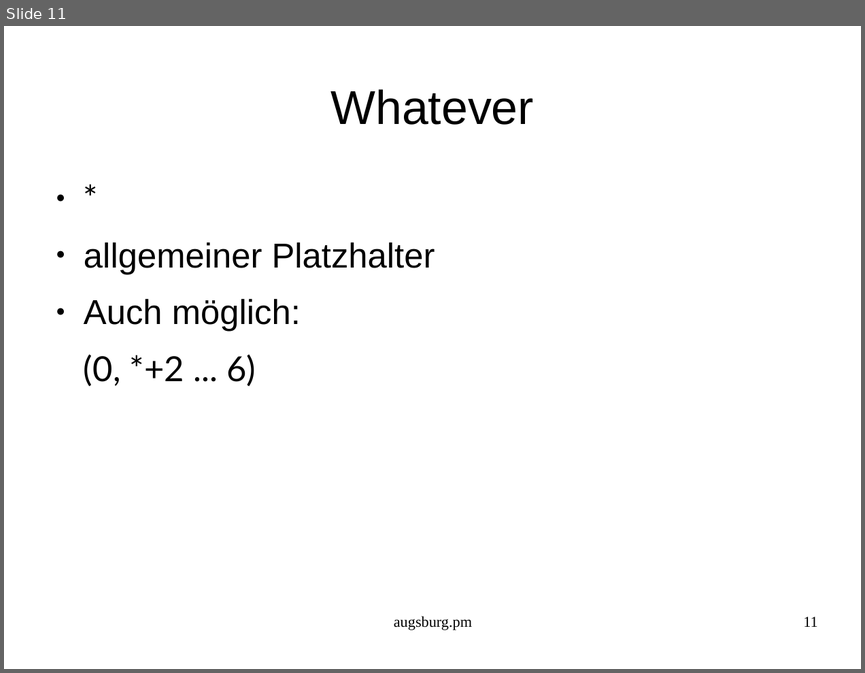
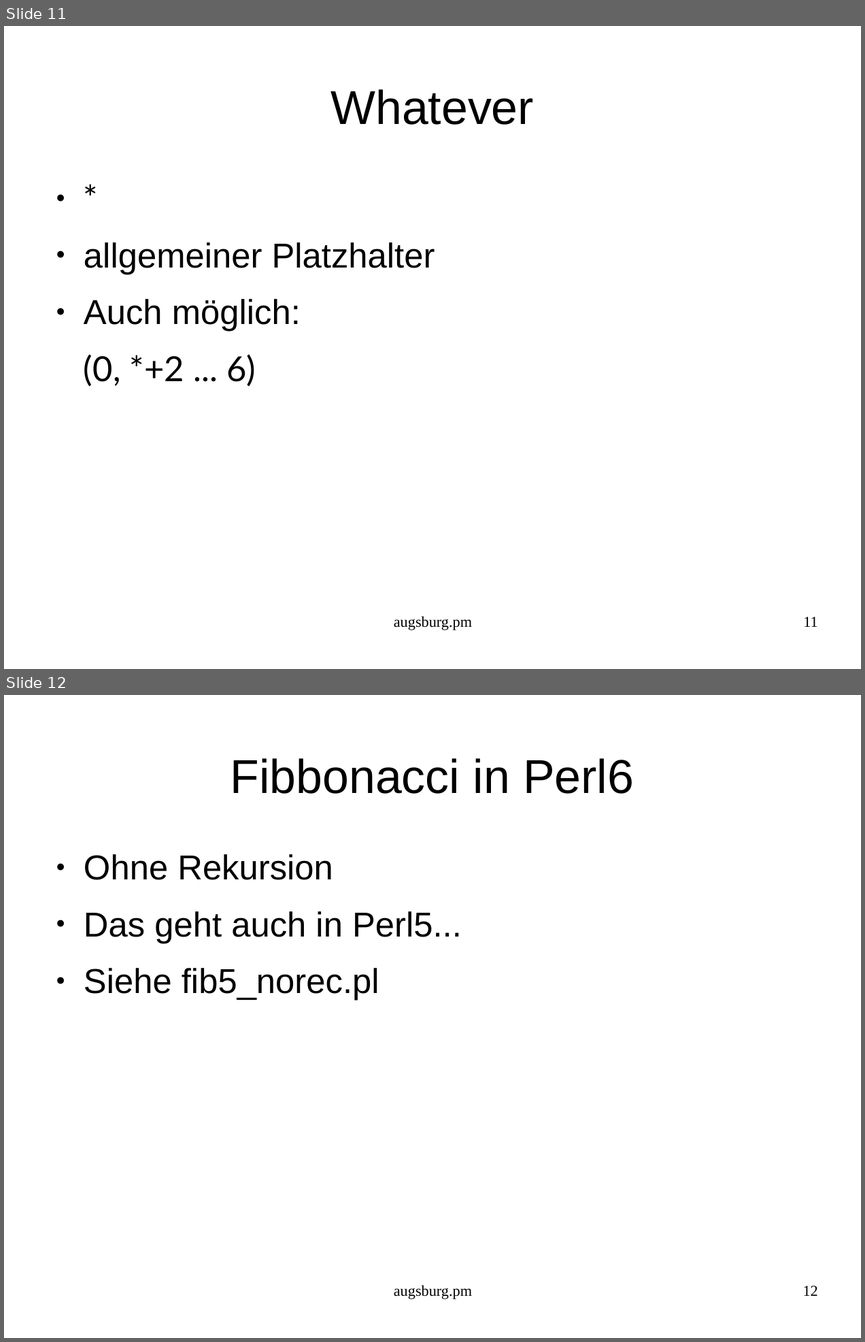
Before and after one commit to augsburgpm/augsburgpm.talk.2016.02, a slide deck: talk.odp. Shown one above the other, each under a label of ours: slide 11 before the commit, slides 11 and 12 after it. The pictures are 865x673 and 865x1342 pixels, drawn with LibreOffice and Linux fonts; fonts in the diff are those of the drawing. Boxes give left, top, right and bottom in pixels: in the first picture for what was removed or moved away, otherwise in the second. Text is boxed around its words. In the diff, an @@ line names an element or a change of style, - is before the commit and + after.

```diff
--- a/talk.odp
+++ b/talk.odp
@@ slide 12 added at (x1=4, y1=695, x2=861, y2=1338), background #FFFFFF @@
@@ title added at (x1=230, y1=758, x2=634, y2=794), 44 pt, text #000000 @@
+Fibbonacci in Perl6
@@ text added at (x1=84, y1=854, x2=462, y2=1000), 32 pt, text #000000 @@
+● Ohne Rekursion
+● Das geht auch in Perl5...
+● Siehe fib5_norec.pl
@@ text added at (x1=394, y1=1285, x2=472, y2=1299), 14 pt, text #000000 @@
+augsburg.pm
@@ page number added at (x1=803, y1=1285, x2=818, y2=1295), 14 pt, text #000000 @@
+12
```
Also in this commit, not shown: 1 slide changed, 11 other slides added, 1 slide removed, 4 other files.
